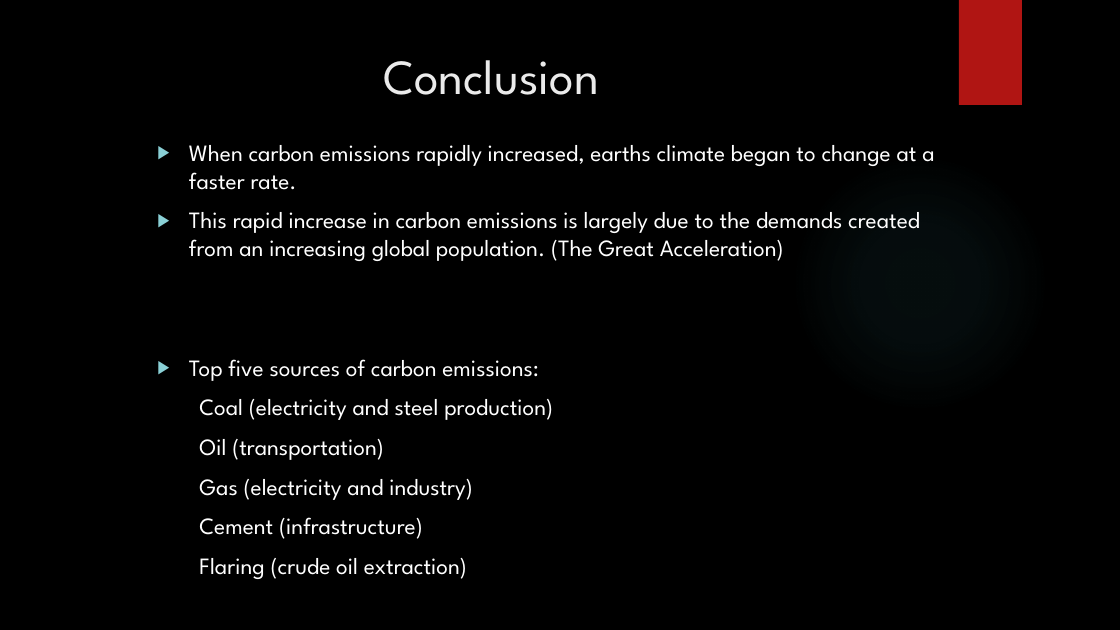
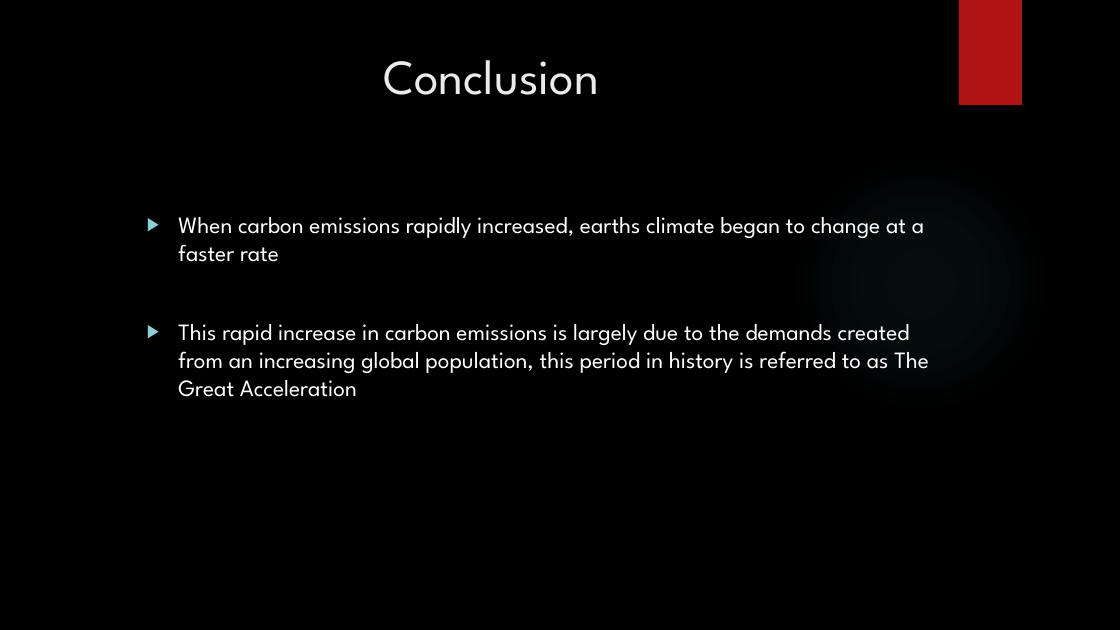
Before and after one commit to WMcWilliams15/NSS-Capstone, a slide deck: slide 13 of Power_Point/The Great Acceleration.pptx. Drawn at 1120x630 pixels with LibreOffice and Linux fonts; fonts in the diff are those of the drawing; background and template pictures are left out. Boxes give left, top, right and bottom in pixels: in the first picture for what was removed or moved away, otherwise in the second. Text is boxed around its words. In the diff, an @@ line names an element or a change of style, - is before the commit and + after.

```diff
--- a/Power_Point/The Great Acceleration.pptx
+++ b/Power_Point/The Great Acceleration.pptx
@@ text at [178, 217, 929, 397]: text changed @@
-▶ When carbon emissions rapidly increased, earths climate began to change at a faster rate.
-▶ This rapid increase in carbon emissions is largely due to the demands created from an increasing global population. (The Great Acceleration)
-▶ Top five sources of carbon emissions:
-Coal (electricity and steel production)
-Oil (transportation)
-Gas (electricity and industry)
-Cement (infrastructure)
-Flaring (crude oil extraction)
+▶ When carbon emissions rapidly increased, earths climate began to change at a faster rate
+▶ This rapid increase in carbon emissions is largely due to the demands created from an increasing global population, this period in history is referred to as The Great Acceleration
```
Also in this commit, not shown: 7 other slides changed, 1 slide added, 1 slide removed, 34 other files.
